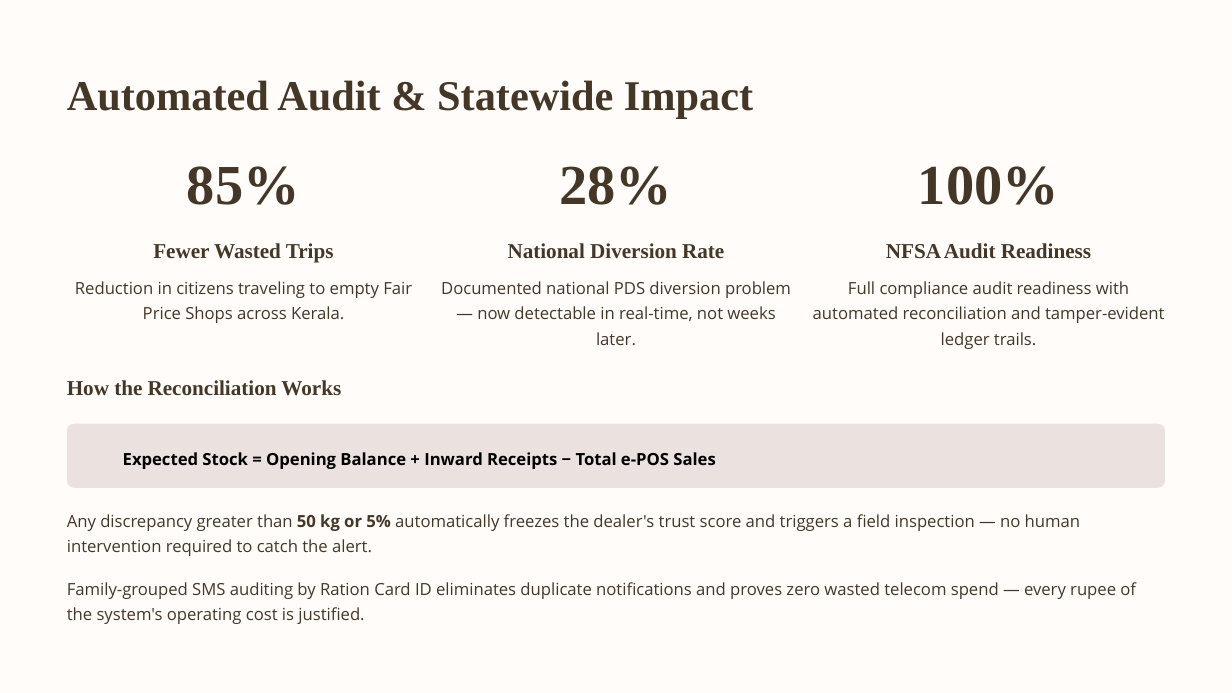
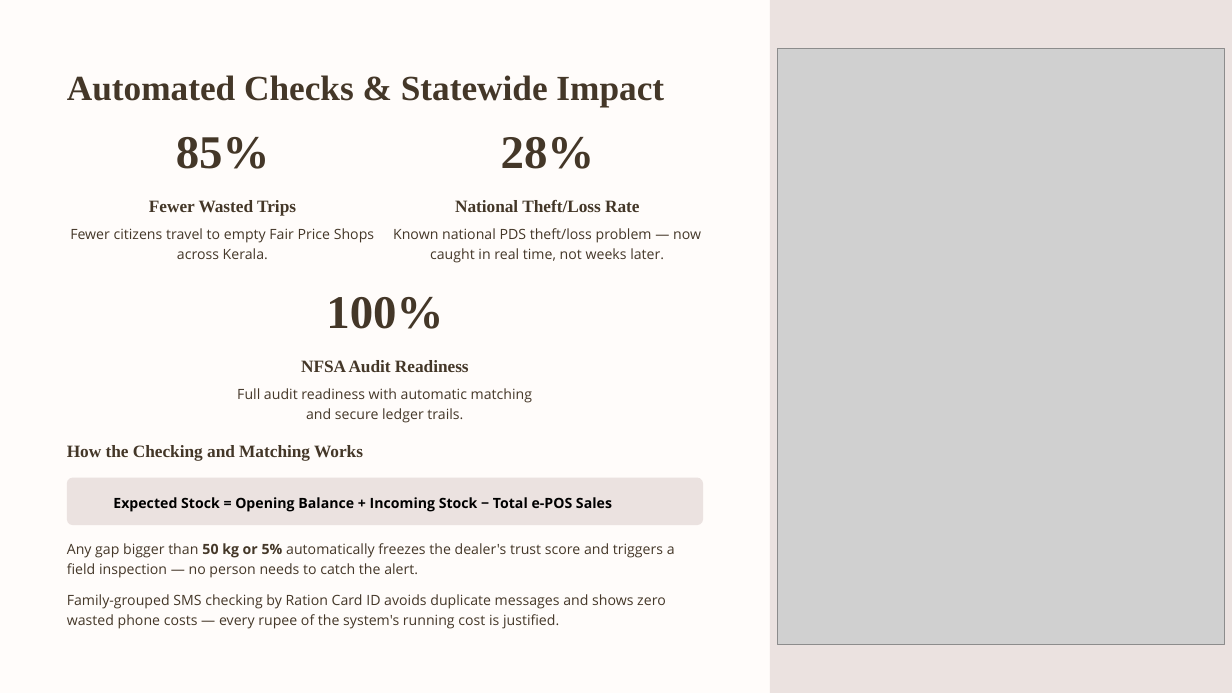
Before and after one commit to amionearth/ARIZON, a slide deck: slide 8 of AriZon-Smart-PDS.pptx. Drawn at 1232x693 pixels with LibreOffice and Linux fonts; fonts in the diff are those of the drawing; grey boxes stand for pictures; background and template pictures are left out. Boxes give left, top, right and bottom in pixels: in the first picture for what was removed or moved away, otherwise in the second. Text is boxed around its words. In the diff, an @@ line names an element or a change of style, - is before the commit and + after.

```diff
--- a/AriZon-Smart-PDS.pptx
+++ b/AriZon-Smart-PDS.pptx
@@ rectangle added at (770, 0, 1232, 693), fill #EBE2E0 @@
@@ picture added at (777, 48, 1225, 645) @@
@@ text at (67, 75, 664, 107): text changed; size 33 to 27.5 pt @@
-Automated Audit & Statewide Impact
+Automated Checks & Statewide Impact
@@ text "85%": place and size @@
-text "85%" at (187, 166, 300, 205)
+text "85%" at (176, 137, 270, 169)
@@ text "28%": place and size @@
-text "28%" at (559, 166, 672, 205)
+text "28%" at (501, 137, 595, 169)
@@ text "Fewer Wasted Trips": place and size @@
-text "Fewer Wasted Trips" at (153, 243, 334, 262)
+text "Fewer Wasted Trips" at (149, 200, 296, 216)
@@ text "Fewer Wasted Trips" at (149, 200, 296, 216): size 16.5 to 13.5 pt @@
@@ text at (455, 200, 639, 212): text changed; size 16.5 to 13.5 pt @@
-National Diversion Rate
+National Theft/Loss Rate
@@ text at (70, 228, 374, 259): text changed; size 13 to 11 pt @@
-Reduction in citizens traveling to empty Fair Price Shops across Kerala.
+Fewer citizens travel to empty Fair Price Shops across Kerala.
@@ text at (393, 228, 701, 263): text changed; size 13 to 11 pt @@
-Documented national PDS diversion problem — now detectable in real-time, not weeks later.
+Known national PDS theft/loss problem — now caught in real time, not weeks later.
@@ size 44 to 36.5 pt in 3 elements at (176, 137, 270, 169), (501, 137, 595, 169), (326, 297, 443, 329) @@
@@ text "100%": place and size @@
-text "100%" at (918, 166, 1059, 205)
+text "100%" at (326, 297, 443, 329)
@@ text "NFSA Audit Readiness" at (301, 360, 469, 372): size 16.5 to 13.5 pt @@
@@ text "NFSA Audit Readiness": place and size @@
-text "NFSA Audit Readiness" at (886, 243, 1091, 258)
+text "NFSA Audit Readiness" at (301, 360, 469, 372)
@@ text at (237, 388, 532, 423): text changed; size 13 to 11 pt @@
-Full compliance audit readiness with automated reconciliation and tamper-evident ledger trails.
+Full audit readiness with automatic matching and secure ledger trails.
@@ text at (67, 445, 363, 461): text changed; size 16.5 to 13.5 pt @@
-How the Reconciliation Works
+How the Checking and Matching Works
@@ rounded rectangle removed at (67, 424, 1165, 488) @@
@@ rounded rectangle added at (67, 478, 703, 526), fill #EBE2E0 @@
@@ text at (113, 497, 612, 512): text changed; size 13 to 11 pt @@
-Expected Stock = Opening Balance + Inward Receipts − Total e-POS Sales
+Expected Stock = Opening Balance + Incoming Stock − Total e-POS Sales
@@ text at (67, 543, 675, 629): text changed; size 13 to 11 pt @@
-Any discrepancy greater than 50 kg or 5% automatically freezes the dealer's trust score and triggers a field inspection — no human intervention required to catch the alert.
-Family-grouped SMS auditing by Ration Card ID eliminates duplicate notifications and proves zero wasted telecom spend — every rupee of the system's operating cost is justified.
+Any gap bigger than 50 kg or 5% automatically freezes the dealer's trust score and triggers a field inspection — no person needs to catch the alert.
+Family-grouped SMS checking by Ration Card ID avoids duplicate messages and shows zero wasted phone costs — every rupee of the system's running cost is justified.
@@ rectangle removed at (1094, 647, 1232, 693) @@
```
Also in this commit, not shown: 7 other slides changed.
